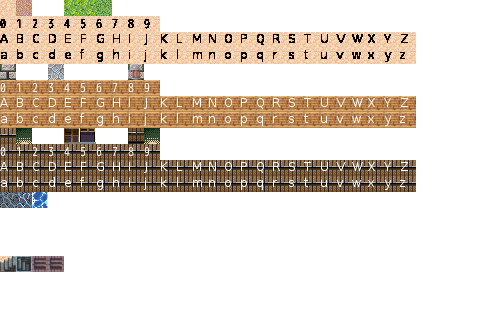
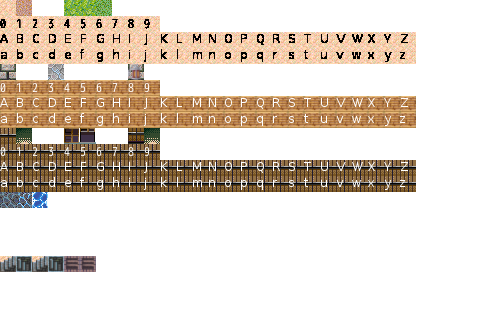
Comparing the layer stacks of the two 480 x 320 images. Changes:
painted on "背景" over [32, 256, 96, 272]
